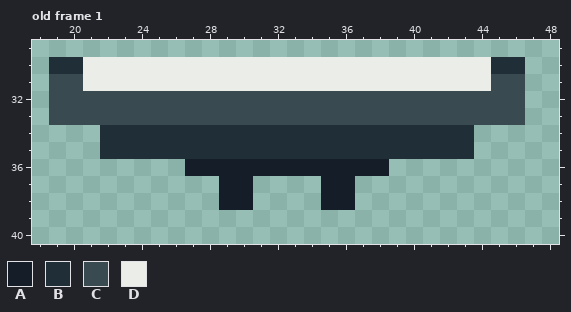
Pixel-art file: Assets/Sprites/Monitor.aseprite. This is how it looked before the edit.
64x64 pixels, 1 frame. Shown: old frame 1: x 18..48, y 29..40. The commit also changed other frames, which this record leaves out.
Visible layers, top first: "Monitor", "Layer 1".
Palette (. is transparent): A #151d28  B #202e37  C #394a50  D #ebede9
Pixels before, old frame 1, first column x 19:
30 BBDDDDDDDDDDDDDDDDDDDDDDDDBB
31 CCDDDDDDDDDDDDDDDDDDDDDDDDCC
32 CCCCCCCCCCCCCCCCCCCCCCCCCCCC
33 CCCCCCCCCCCCCCCCCCCCCCCCCCCC
34 ...BBBBBBBBBBBBBBBBBBBBBB...
35 ...BBBBBBBBBBBBBBBBBBBBBB...
36 ........AAAAAAAAAAAA........
37 ..........AA....AA..........
38 ..........AA....AA..........
New version:
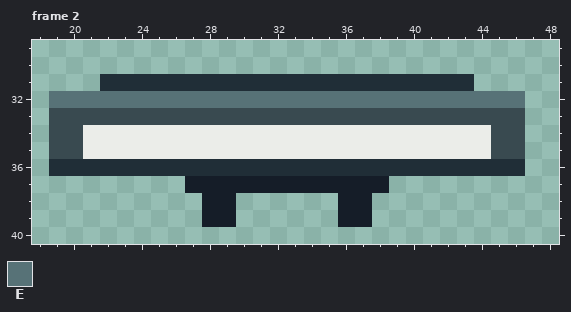
Colours new in this view: E #577277
A new or re-ordered frame is compared with the old frame closest to it.
From old to new:
frames 1 -> 2
Changed rows in their new state; - is an unchanged pixel.
Frame 2 is new; against old frame 1, layer "Monitor":
first column x 19:
30 ............................
31 ...BBBBBBBBBBBBBBBBBBBBBB...
32 EEEEEEEEEEEEEEEEEEEEEEEEEEEE
34 CCDDDDDDDDDDDDDDDDDDDDDDDDCC
35 CCDDDDDDDDDDDDDDDDDDDDDDDDCC
36 BBBBBBBBBBBBBBBBBBBBBBBBBBBB
37 --------AA--AAAA--AA--------
38 ---------A-.----.-A---------
39 ---------AA------AA---------
Where, in picture pixels (left, top, right, bottom), the same in both pictures:
changed: (49, 57, 525, 227)
